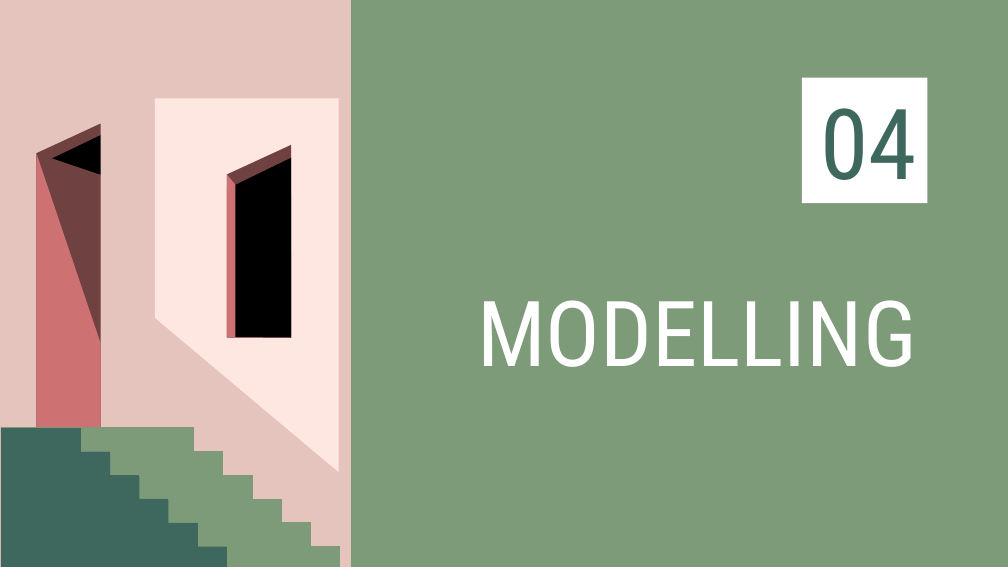
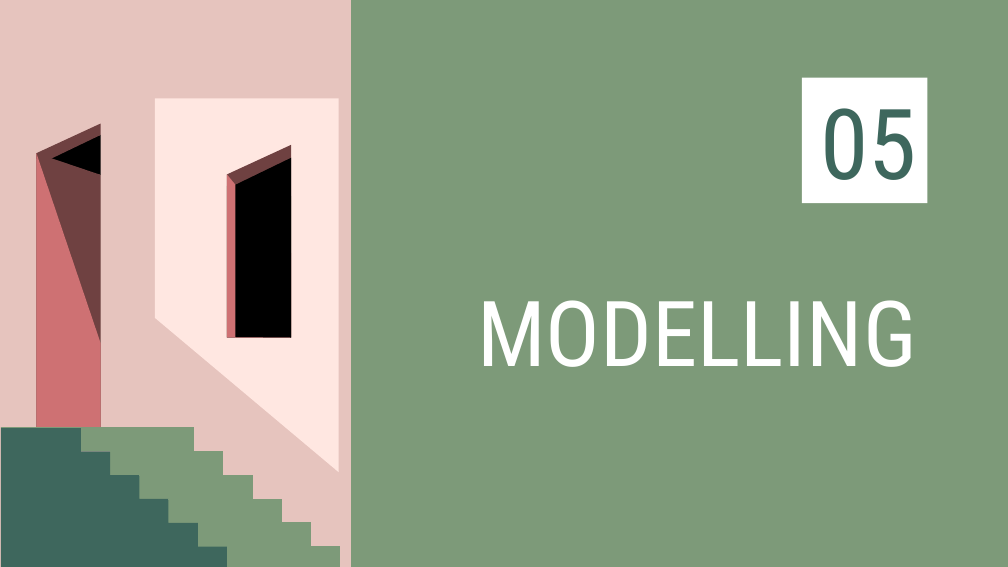
Before and after one commit to satriasaid/studentperfpy, a slide deck: slide 18 of [apt_rent] FinPro_DS32_FinPro_Satria Herlambang Pamungkas Said.pptx (slide 17 before the commit). Drawn at 1008x567 pixels with LibreOffice and Linux fonts; fonts in the diff are those of the drawing. Boxes give left, top, right and bottom in pixels: in the first picture for what was removed or moved away, otherwise in the second. Text is boxed around its words. In the diff, an @@ line names an element or a change of style, - is before the commit and + after.

```diff
--- a/[apt_rent] FinPro_DS32_FinPro_Satria Herlambang Pamungkas Said.pptx
+++ b/[apt_rent] FinPro_DS32_FinPro_Satria Herlambang Pamungkas Said.pptx
@@ title at (x1=821, y1=108, x2=918, y2=180): text changed @@
-04
+05
```
Also in this commit, not shown: 5 other slides changed, 3 slides added, 1 other file.
